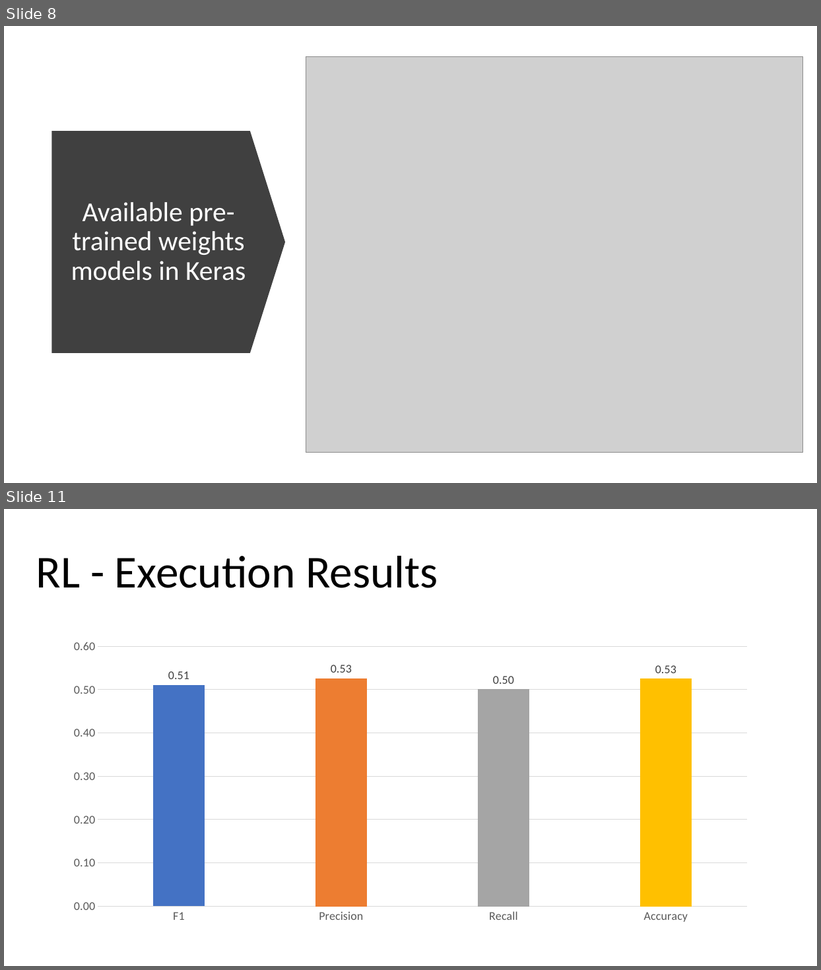
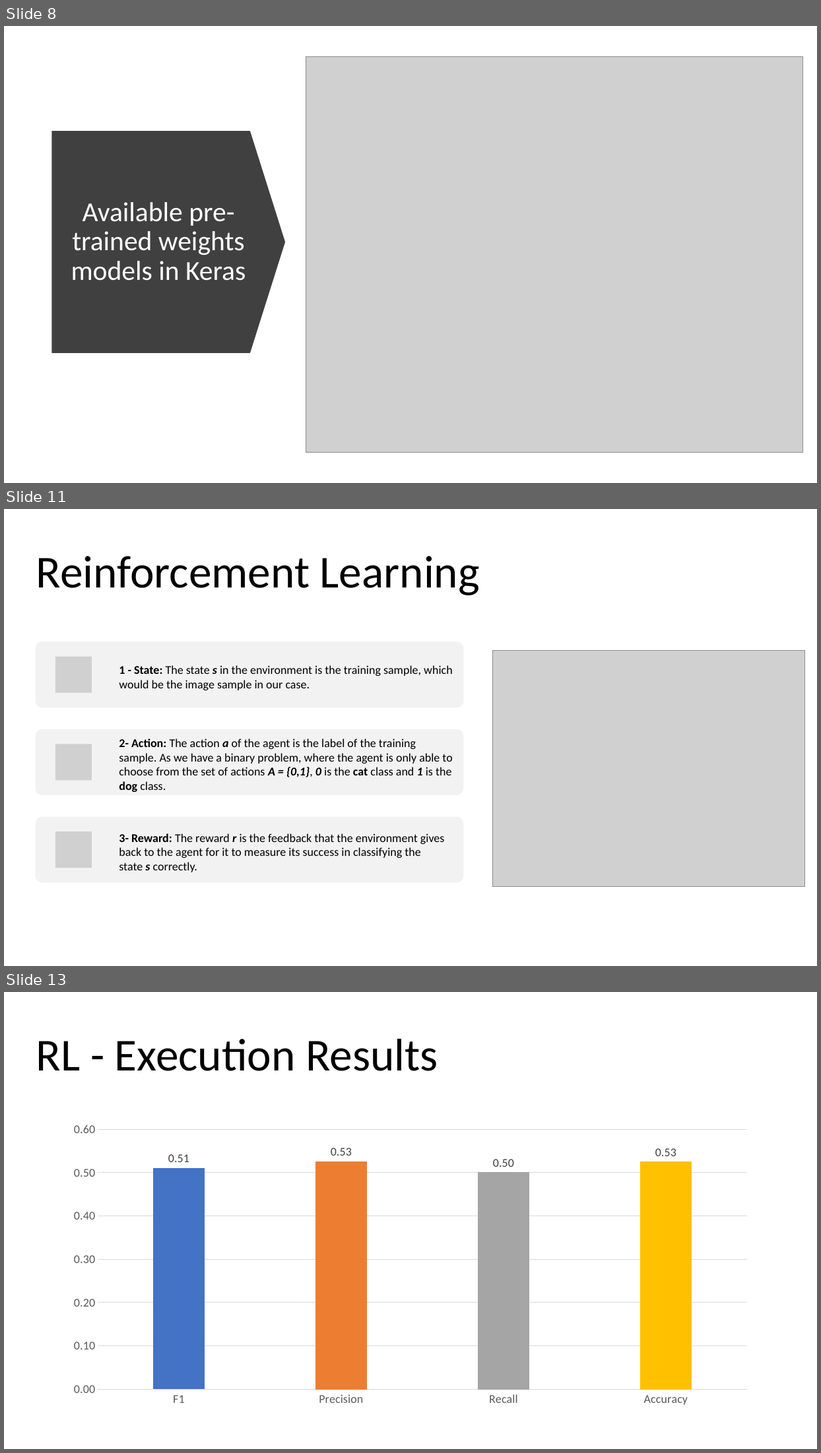
Before and after one commit to lirielly/Advanced-Topics-in-Artificial-Intelligence, a slide deck: TAIA - Image Classification.pptx. Shown one above the other, each under a label of ours: slides 8 and 11 before the commit, slides 8, 11 and 13 after it; the slides between them are not shown. The pictures are 821x970 and 821x1453 pixels, drawn with LibreOffice and Linux fonts; fonts in the diff are those of the drawing; grey boxes stand for pictures. Boxes give left, top, right and bottom in pixels: in the first picture for what was removed or moved away, otherwise in the second. Text is boxed around its words. In the diff, an @@ line names an element or a change of style, - is before the commit and + after.

```diff
--- a/TAIA - Image Classification.pptx
+++ b/TAIA - Image Classification.pptx
@@ slide 11 added at bbox=[4, 509, 817, 966], background #FFFFFF @@
@@ rectangle added at bbox=[11, 527, 132, 621], fill #FFFFFF, outline #FFFFFF 1 pt @@
@@ title added at bbox=[36, 556, 480, 595], 54 pt, text #000000 @@
+Reinforcement Learning
@@ picture added at bbox=[492, 650, 805, 887] @@
@@ group added at bbox=[36, 642, 464, 883]: 3 rounded rectangles, 3 pictures, 3 texts @@
+1 - State: The state s in the environment is the training sample, which would be the image sample in our case.
+2- Action: The action a of the agent is the label of the training sample. As we have a binary problem, where the agent is only able to choose from the set of actions A = {0,1}, 0 is the cat class and 1 is the dog class.
+3- Reward: The reward r is the feedback that the environment gives back to the agent for it to measure its success in classifying the state s correctly.
@@ what was slide 11 is now slide 13 @@
```
Also in this commit, not shown: 3 slides changed, 2 other slides added, 1 slide removed, 3 other files.
